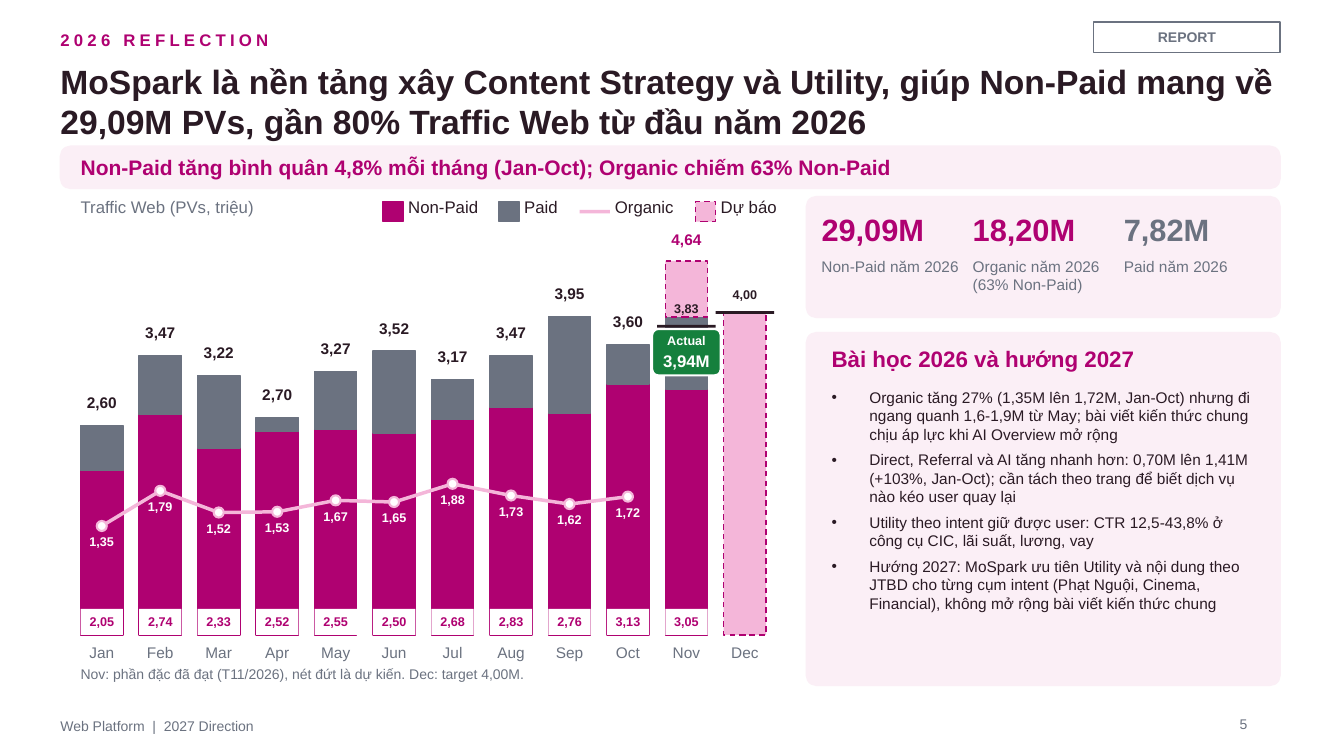
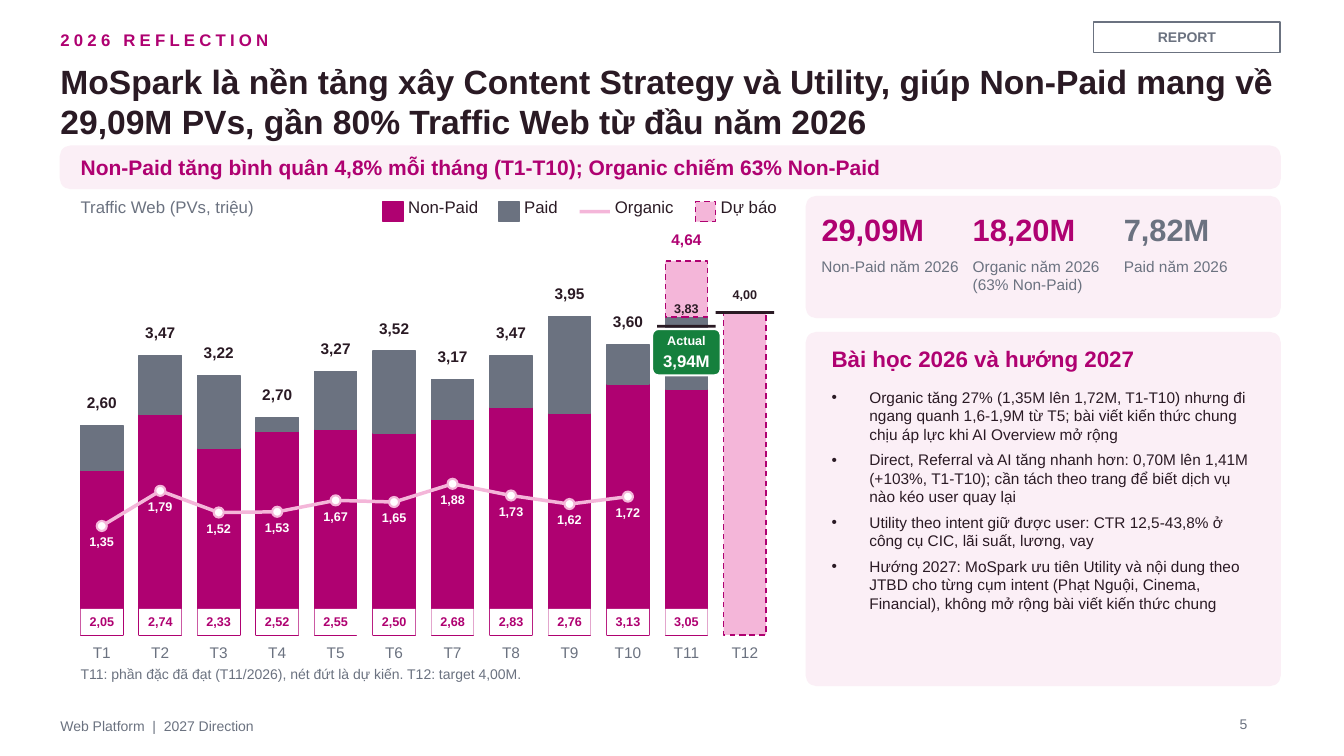
Before and after one commit to stormhoang/hienho-knowledgebase, a slide deck: slide 5 of 07_REPORTS/docs/strategy/2027 Direction - Web Platform (Framework).pptx. Drawn at 1344x756 pixels with LibreOffice and Linux fonts; fonts in the diff are those of the drawing. Boxes give left, top, right and bottom in pixels: in the first picture for what was removed or moved away, otherwise in the second. Text is boxed around its words. In the diff, an @@ line names an element or a change of style, - is before the commit and + after.

```diff
--- a/07_REPORTS/docs/strategy/2027 Direction - Web Platform (Framework).pptx
+++ b/07_REPORTS/docs/strategy/2027 Direction - Web Platform (Framework).pptx
@@ text at box(81, 159, 880, 180): text changed @@
-Non-Paid tăng bình quân 4,8% mỗi tháng (Jan-Oct); Organic chiếm 63% Non-Paid
+Non-Paid tăng bình quân 4,8% mỗi tháng (T1-T10); Organic chiếm 63% Non-Paid
@@ text at box(869, 391, 1248, 506): text changed @@
-• Organic tăng 27% (1,35M lên 1,72M, Jan-Oct) nhưng đi ngang quanh 1,6-1,9M từ May; bài viết kiến thức chung chịu áp lực khi AI Overview mở rộng
-• Direct, Referral và AI tăng nhanh hơn: 0,70M lên 1,41M (+103%, Jan-Oct); cần tách theo trang để biết dịch vụ nào kéo user quay lại
+• Organic tăng 27% (1,35M lên 1,72M, T1-T10) nhưng đi ngang quanh 1,6-1,9M từ T5; bài viết kiến thức chung chịu áp lực khi AI Overview mở rộng
+• Direct, Referral và AI tăng nhanh hơn: 0,70M lên 1,41M (+103%, T1-T10); cần tách theo trang để biết dịch vụ nào kéo user quay lại
@@ text at box(93, 647, 111, 658): text changed @@
-Jan
+T1
@@ text at box(151, 647, 169, 658): text changed @@
-Feb
+T2
@@ text at box(210, 647, 228, 658): text changed @@
-Mar
+T3
@@ text at box(268, 647, 286, 658): text changed @@
-Apr
+T4
@@ text at box(327, 647, 345, 658): text changed @@
-May
+T5
@@ text at box(385, 647, 403, 658): text changed @@
-Jun
+T6
@@ text at box(444, 647, 462, 658): text changed @@
-Jul
+T7
@@ text at box(502, 647, 520, 658): text changed @@
-Aug
+T8
@@ text at box(561, 647, 579, 658): text changed @@
-Sep
+T9
@@ text at box(615, 647, 642, 658): text changed @@
-Oct
+T10
@@ text at box(674, 647, 699, 658): text changed @@
-Nov
+T11
@@ text at box(732, 647, 759, 658): text changed @@
-Dec
+T12
@@ text at box(81, 668, 522, 682): text changed @@
-Nov: phần đặc đã đạt (T11/2026), nét đứt là dự kiến. Dec: target 4,00M.
+T11: phần đặc đã đạt (T11/2026), nét đứt là dự kiến. T12: target 4,00M.
```
Also in this commit, not shown: 12 other slides changed, 2 other files.
